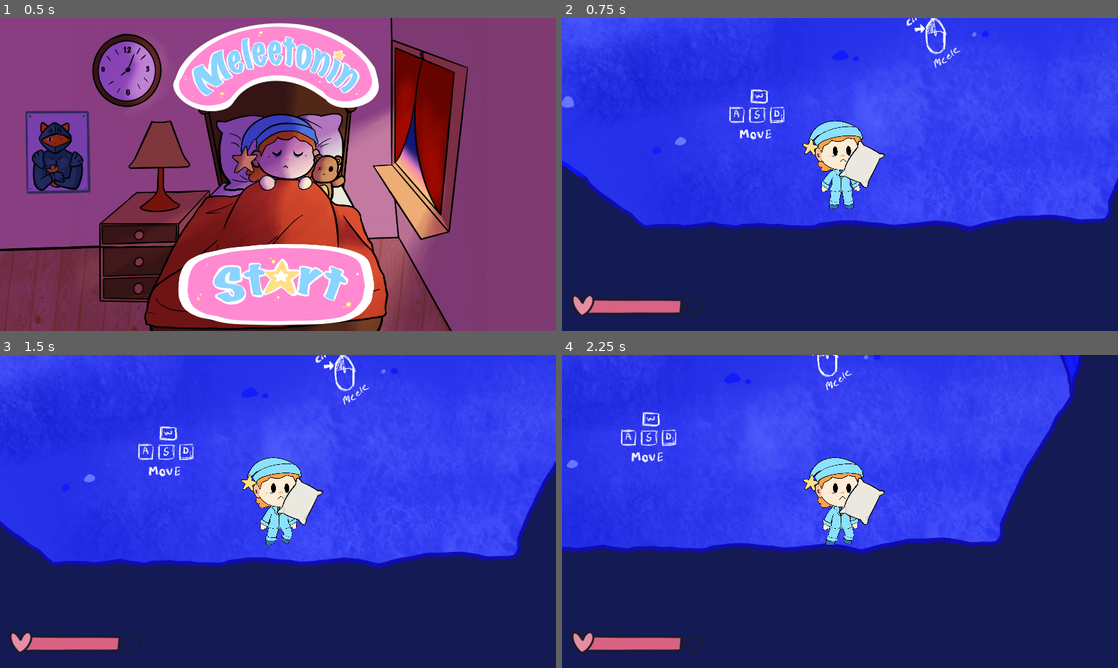
Above: before the commit, frames 1-4 (two rows, left to right).
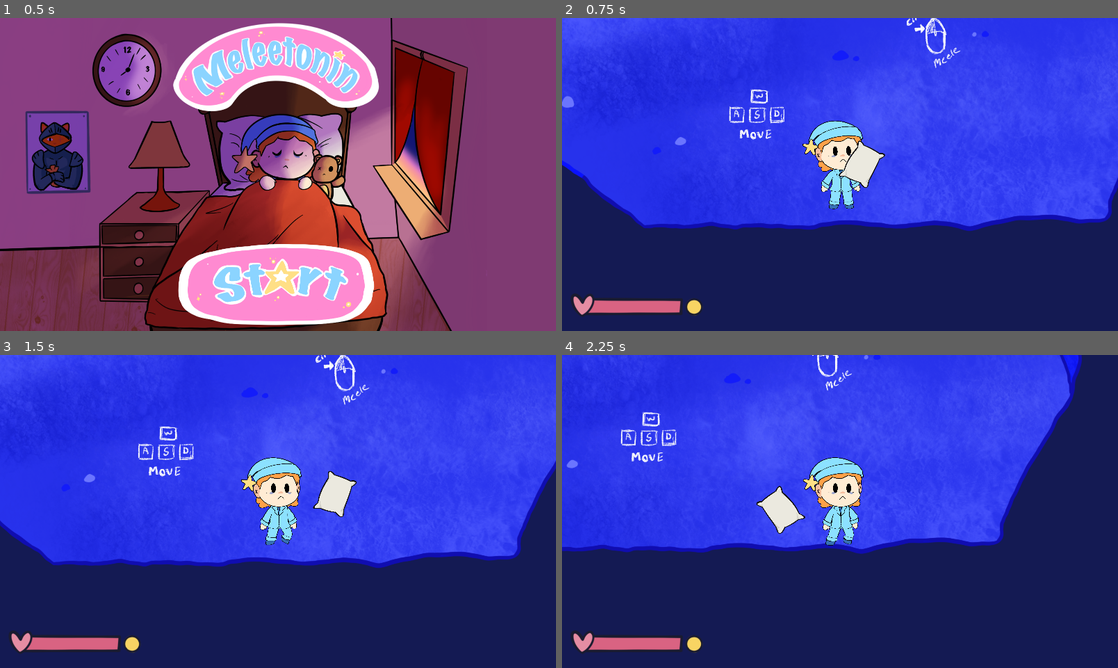
Above: after the commit, the same moments.

Repository: GayFreaks/FiveNightSleep
Game: Godot game, scene res://Main.tscn
Two runs of this game, one before a commit and one after it. Both use one fixed random seed, a clock stepped at 60 frames per second and the inputs below.
Inputs (mouse positions are in pixels of both pictures, inside the frame that each line leads up to):
- Up to frame 1 (0.5 s): no input
- Up to frame 2 (0.75 s): click (840, 284) at 0.5 s
- Up to frame 3 (1.5 s): tap Enter at 1.25 s; move the mouse to (400, 495) at 1.27 s; hold D (Move_Right) from 1.28 s (still down); click (400, 495) at 1.42 s
- Up to frame 4 (2.25 s): move the mouse to (728, 527) at 2.02 s; release D (Move_Right) at 2.03 s; hold S (Move_Down) from 2.03 s (still down); click (728, 527) at 2.17 s

Frame 1 is identical in both runs. In frame 2, less than 0.1% of the frame differs, in the area x 22-26%, y 90-95%; in frame 3, 1.3%; in frame 4, 1.3%, in the area x 22-59%, y 39-95%.

Commit message:
Add cooldown display

Diff:
--- a/Player.tscn
+++ b/Player.tscn
@@ -335,6 +335,7 @@
 [node name="HealthBar" type="TextureProgress" parent="CanvasLayer/UI"]
 margin_right = 40.0
 margin_bottom = 40.0
+mouse_filter = 2
 value = 100.0
 texture_over = ExtResource( 12 )
 texture_progress = ExtResource( 14 )
@@ -343,10 +344,12 @@
 [node name="Cooldown" type="TextureProgress" parent="CanvasLayer/UI"]
 margin_right = 40.0
 margin_bottom = 40.0
-value = 100.0
+mouse_filter = 2
+rounded = true
 texture_over = ExtResource( 16 )
 texture_progress = ExtResource( 15 )
 texture_progress_offset = Vector2( 425, 966 )
+fill_mode = 5
 
 [node name="DeathScreen" type="TextureRect" parent="CanvasLayer"]
 visible = false
--- a/Scripts/Player.gd
+++ b/Scripts/Player.gd
@@ -126,7 +126,7 @@
 	else:
 		animation.play("RESET")
 
-	cooldown_display.value = cooldown.time_left/cooldown.wait_time
+	cooldown_display.value = (cooldown.wait_time-cooldown.time_left) * 100
 
 func damage(amount):
 	state.player_health -= amount
